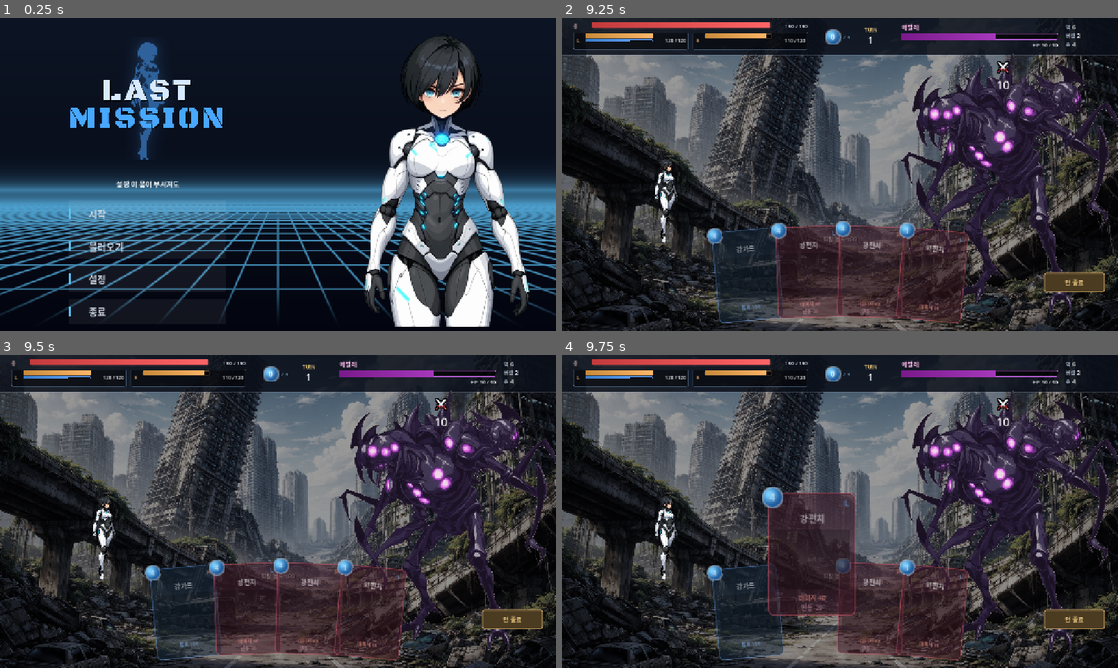
Above: before the commit, frames 1-4 (two rows, left to right).
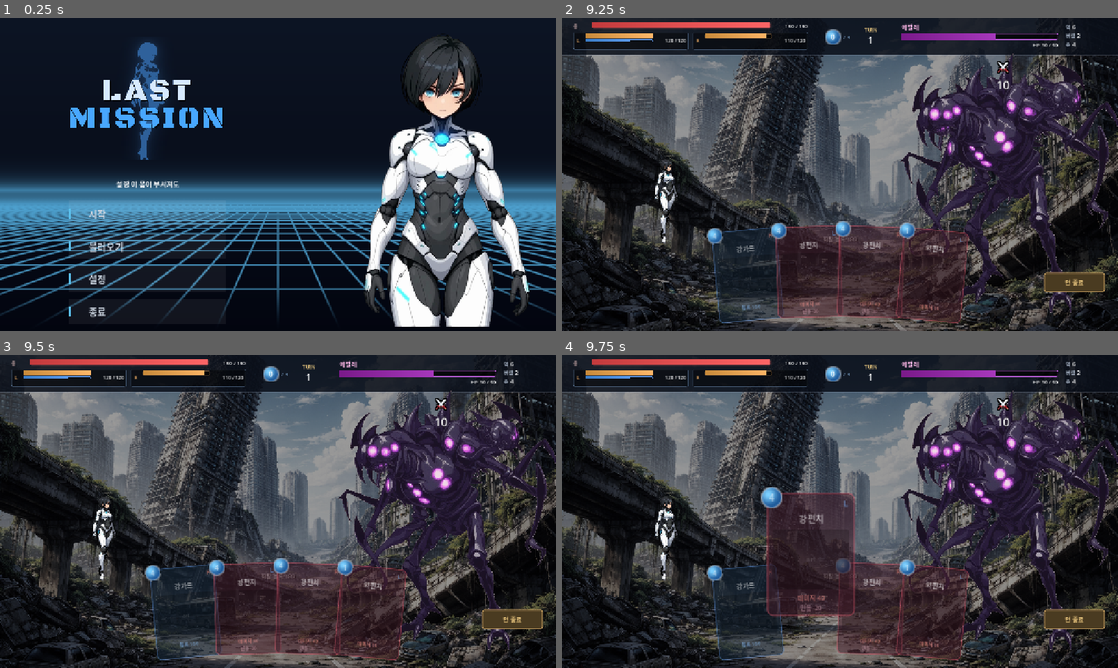
Above: after the commit, the same moments.

Repository: solitaryflyingbird/game_2026_02
Game: Godot game, scene res://main.tscn
Two runs of this game, one before a commit and one after it. Both use one fixed random seed, a clock stepped at 60 frames per second and the inputs below. The project has no main scene, so this scene is started directly.
Inputs (mouse positions are in pixels of both pictures, inside the frame that each line leads up to):
- Up to frame 1 (0.25 s): no input
- Up to frame 2 (9.25 s): click "시작" at 0.5 s; click "장착된 팔" at 1.25 s; click "스페어 팔" at 2 s; click "L 장착" at 2.75 s; click "R 장착" at 3.5 s; click "2" at 4.25 s; click "전투 시작" at 5 s; click (684, 280) at 5.77 s; click (717, 277) at 6.52 s; tap Enter at 7.25, 7.35, 8.75 s; move the mouse to (962, 158) at 7.27 s; hold Right 7.28-8.03 s; click (962, 158) at 7.42 s; tap Space at 8 s; move the mouse to (728, 190) at 8.02 s; hold Down 8.03-8.78 s; tap Keypad Enter at 8.1 s; click (728, 190) at 8.17 s; move the mouse to (895, 105) at 8.77 s; hold Right from 8.78 s (still down); tap C at 8.85 s; click (895, 105) at 8.92 s
- Up to frame 3 (9.5 s): keep holding Right
- Up to frame 4 (9.75 s): move the mouse to (812, 574) at 9.52 s; release Right at 9.53 s; hold Up from 9.53 s (still down); tap Tab at 9.6 s; click (812, 574) at 9.67 s

Frames 1-3 are identical in both runs. In frame 4, 0.5% of the frame differs, in the area x 35-53%, y 42-84%.

Commit message:
카드 호버 안정화 — 히트 영역과 비주얼 분리
이전엔 카드 Button 하나가 히트영역 + 애니메이션 대상 겸용이라,
호버 시 scale/translate 에 히트 사각형이 딸려가서 mouse가 카드 밖으로
밀려나면 mouse_exited 가 튀어 호버 무한 진동.

이제 역할 분리:
- hit_area (Button, flat+StyleBoxEmpty): 기본 위치/회전 고정, 시그널만
- visual (Panel, child, IGNORE 필터): 모든 scale/rotate/translate 애니메이션

visual.rotation = -base_rot 로 부모 회전 상쇄해 호버 시 직립.
z_index 는 hit_area 단에서 100↔base_z 전환.

Co-Authored-By: Claude Opus 4.7 (1M context) <noreply@anthropic.com>

Diff:
--- a/battle_ui.gd
+++ b/battle_ui.gd
@@ -713,115 +713,121 @@
     var center_idx: float = float(n - 1) / 2.0
     var hand_cx: float = float(STAGE_W) / 2.0
 
+    # 히트 영역 Button용 빈 스타일 (Button 기본 렌더를 비활성화)
+    var empty_style := StyleBoxEmpty.new()
+
     for i in range(n):
         var inst: Dictionary = hand[i]
-        var card: Button = _make_card_view(i, inst, snap.energy)
-        _hand_root.add_child(card)
-
-        # 슬롯 offset (중앙 0, 가장자리 ±(n-1)/2)
+
+        # 슬롯 오프셋 계산
         var slot: float = float(i) - center_idx
         var base_x: float = hand_cx - float(CARD_W) / 2.0 + slot * HAND_SLOT_SPACING
         var base_y: float = float(HAND_BASELINE_Y) - float(CARD_H) + slot * slot * HAND_Y_CURVE
         var base_rot: float = deg_to_rad(slot * HAND_ROT_PER_SLOT_DEG)
-        # 슬더스식: 오른쪽 카드가 위로 (i 증가 방향으로 z 증가 → 마나구슬 가려지지 않음)
         var base_z: int = i + 1
 
-        # 회전·확대 피벗 — 카드 하단에서 80px 더 아래 (원호 형성)
-        card.pivot_offset = Vector2(float(CARD_W) / 2.0, float(CARD_H) + HAND_PIVOT_BELOW)
-        card.position = Vector2(base_x, base_y)
-        card.rotation = base_rot
-        card.z_index = base_z
-
-        # 베이스 값 저장 — 호버 복원용
-        card.set_meta("base_pos", card.position)
-        card.set_meta("base_rot", base_rot)
-        card.set_meta("base_z", base_z)
-
-        card.mouse_entered.connect(_on_card_hover_enter.bind(card))
-        card.mouse_exited.connect(_on_card_hover_exit.bind(card))
-
-        _card_roots.append(card)
-
-
-func _on_card_hover_enter(card: Button) -> void:
-    if not is_instance_valid(card):
+        # === 히트 영역 (Button) — 기본 위치/회전 고정. 호버 시 변형하지 않음.
+        #     덕분에 비주얼이 확대/이동해도 mouse_exited 가 튀지 않는다.
+        var hit_area := Button.new()
+        hit_area.custom_minimum_size = Vector2(CARD_W, CARD_H)
+        hit_area.size = Vector2(CARD_W, CARD_H)
+        hit_area.focus_mode = Control.FOCUS_NONE
+        hit_area.flat = true
+        hit_area.clip_contents = false
+        hit_area.add_theme_stylebox_override("normal", empty_style)
+        hit_area.add_theme_stylebox_override("hover", empty_style)
+        hit_area.add_theme_stylebox_override("pressed", empty_style)
+        hit_area.add_theme_stylebox_override("disabled", empty_style)
+        hit_area.add_theme_stylebox_override("focus", empty_style)
+
+        hit_area.pivot_offset = Vector2(float(CARD_W) / 2.0, float(CARD_H) + HAND_PIVOT_BELOW)
+        hit_area.position = Vector2(base_x, base_y)
+        hit_area.rotation = base_rot
+        hit_area.z_index = base_z
+        hit_area.set_meta("base_z", base_z)
+
+        # === 비주얼 (Panel, hit_area 의 자식) — 호버 시 scale/rotate/translate 애니메이션
+        var visual: Panel = _make_card_view(i, inst, snap.energy)
+        visual.pivot_offset = Vector2(float(CARD_W) / 2.0, float(CARD_H) + HAND_PIVOT_BELOW)
+        visual.position = Vector2.ZERO
+        visual.rotation = 0.0
+        visual.scale = Vector2.ONE
+        hit_area.add_child(visual)
+
+        # 카드 disabled (에너지 부족) — hit_area 단에서 처리. 비주얼은 modulate 로 표시.
+        var card_def: Dictionary = GameData.CARD_TEMPLATES[inst.card_id]
+        hit_area.disabled = card_def.cost > snap.energy
+
+        # 시그널
+        hit_area.mouse_entered.connect(_on_card_hover_enter.bind(hit_area, visual, base_rot))
+        hit_area.mouse_exited.connect(_on_card_hover_exit.bind(hit_area, visual))
+        hit_area.pressed.connect(_on_card_pressed.bind(i))
+
+        _hand_root.add_child(hit_area)
+        _card_roots.append(hit_area)
+
+
+func _on_card_hover_enter(hit_area: Button, visual: Control, base_rot: float) -> void:
+    if not is_instance_valid(visual) or not is_instance_valid(hit_area):
         return
-    var base_pos: Vector2 = card.get_meta("base_pos")
-    card.z_index = 100
-    _kill_card_tween(card)
+    hit_area.z_index = 100
+    _kill_card_tween(visual)
+    # visual 의 rotation = -base_rot 는 부모(hit_area) 의 회전을 상쇄 → 화면상 직립.
     var tween := create_tween().set_parallel(true)
     tween.set_trans(Tween.TRANS_CUBIC).set_ease(Tween.EASE_OUT)
-    tween.tween_property(card, "rotation", 0.0, HAND_TWEEN_TIME)
-    tween.tween_property(card, "scale", Vector2(HAND_HOVER_SCALE, HAND_HOVER_SCALE), HAND_TWEEN_TIME)
-    tween.tween_property(card, "position", base_pos + Vector2(0, -HAND_HOVER_LIFT), HAND_TWEEN_TIME)
-    card.set_meta("tween", tween)
-
-
-func _on_card_hover_exit(card: Button) -> void:
-    if not is_instance_valid(card):
+    tween.tween_property(visual, "rotation", -base_rot, HAND_TWEEN_TIME)
+    tween.tween_property(visual, "scale", Vector2(HAND_HOVER_SCALE, HAND_HOVER_SCALE), HAND_TWEEN_TIME)
+    tween.tween_property(visual, "position", Vector2(0, -HAND_HOVER_LIFT), HAND_TWEEN_TIME)
+    visual.set_meta("tween", tween)
+
+
+func _on_card_hover_exit(hit_area: Button, visual: Control) -> void:
+    if not is_instance_valid(visual) or not is_instance_valid(hit_area):
         return
-    var base_pos: Vector2 = card.get_meta("base_pos")
-    var base_rot: float = card.get_meta("base_rot")
-    var base_z: int = card.get_meta("base_z")
-    card.z_index = base_z   # 즉시 복원 (트윈 중에도 원래 스택 순서 유지)
-    _kill_card_tween(card)
+    hit_area.z_index = hit_area.get_meta("base_z")
+    _kill_card_tween(visual)
     var tween := create_tween().set_parallel(true)
     tween.set_trans(Tween.TRANS_CUBIC).set_ease(Tween.EASE_OUT)
-    tween.tween_property(card, "rotation", base_rot, HAND_TWEEN_TIME)
-    tween.tween_property(card, "scale", Vector2.ONE, HAND_TWEEN_TIME)
-    tween.tween_property(card, "position", base_pos, HAND_TWEEN_TIME)
-    card.set_meta("tween", tween)
-
-
-func _kill_card_tween(card: Button) -> void:
-    if not card.has_meta("tween"):
+    tween.tween_property(visual, "rotation", 0.0, HAND_TWEEN_TIME)
+    tween.tween_property(visual, "scale", Vector2.ONE, HAND_TWEEN_TIME)
+    tween.tween_property(visual, "position", Vector2.ZERO, HAND_TWEEN_TIME)
+    visual.set_meta("tween", tween)
+
+
+func _kill_card_tween(visual: Control) -> void:
+    if not visual.has_meta("tween"):
         return
-    var old = card.get_meta("tween")
+    var old = visual.get_meta("tween")
     if old != null and old is Tween and old.is_valid():
         old.kill()
 
 
-func _make_card_view(idx: int, card_inst: Dictionary, energy: int) -> Button:
+func _make_card_view(idx: int, card_inst: Dictionary, energy: int) -> Panel:
+    # 비주얼 레이어만 만듦 — 클릭/호버는 부모(hit_area Button)가 담당.
+    # 이 함수가 반환하는 Panel 은 mouse_filter IGNORE 이며, 호버 시 scale/rotate/translate 된다.
     var card_def: Dictionary = GameData.CARD_TEMPLATES[card_inst.card_id]
     var preview: Dictionary = BattleManager.get_card_preview(idx)
     var category: String = card_def.get("category", "attack")
     var side: String = card_inst.arm_side
     var affordable: bool = card_def.cost <= energy
 
-    var root := Button.new()
-    root.custom_minimum_size = Vector2(CARD_W, CARD_H)
-    root.focus_mode = Control.FOCUS_NONE
-    root.clip_contents = false
+    var visual := Panel.new()
+    visual.custom_minimum_size = Vector2(CARD_W, CARD_H)
+    visual.size = Vector2(CARD_W, CARD_H)
+    visual.mouse_filter = Control.MOUSE_FILTER_IGNORE
+    visual.clip_contents = false
 
     var bg_col := COL_ATK_BG if category == "attack" else COL_DEF_BG
     var border_col := COL_ATK_BORDER if category == "attack" else COL_DEF_BORDER
-
-    var normal := _make_panel_style(bg_col, border_col, 10, 2)
-    var hover := normal.duplicate() as StyleBoxFlat
-    hover.bg_color = bg_col.lightened(0.1)
-    root.add_theme_stylebox_override("normal", normal)
-    root.add_theme_stylebox_override("hover", hover)
-    root.add_theme_stylebox_override("pressed", hover)
-    root.add_theme_stylebox_override("disabled", normal)
-    root.add_theme_stylebox_override("focus", normal)
-
-    root.disabled = not affordable
+    visual.add_theme_stylebox_override("panel", _make_panel_style(bg_col, border_col, 10, 2))
+
     if not affordable:
-        root.modulate = Color(1, 1, 1, 0.55)
-
-    root.pressed.connect(_on_card_pressed.bind(idx))
-
-    # 내부 컨테이너 (mouse_filter ignore — 자식이 버튼 클릭 영역을 가리지 않게)
-    var inner := Control.new()
-    inner.position = Vector2.ZERO
-    inner.size = Vector2(CARD_W, CARD_H)
-    inner.mouse_filter = Control.MOUSE_FILTER_IGNORE
-    root.add_child(inner)
+        visual.modulate = Color(1, 1, 1, 0.55)
 
     # 코스트 구슬 (좌상단 외측, 36×36 원 — HUD 마나 오브와 동일 쉐이더)
     var orb := _make_orb(Vector2(36, 36))
     orb.position = Vector2(-10, -10)
-    inner.add_child(orb)
+    visual.add_child(orb)
 
     var cost_lbl := _make_label("%d" % card_def.cost, 16, Color.WHITE)
     cost_lbl.position = Vector2(0, 0)
@@ -838,7 +844,7 @@
     slot_lbl.size = Vector2(18, 20)
     slot_lbl.horizontal_alignment = HORIZONTAL_ALIGNMENT_CENTER
     slot_lbl.mouse_filter = Control.MOUSE_FILTER_IGNORE
-    inner.add_child(slot_lbl)
+    visual.add_child(slot_lbl)
 
     # 이름
     var name_lbl := _make_label(card_def.name, 15, Color.WHITE)
@@ -846,7 +852,7 @@
     name_lbl.size = Vector2(CARD_W - 20, 22)
     name_lbl.horizontal_alignment = HORIZONTAL_ALIGNMENT_CENTER
     name_lbl.mouse_filter = Control.MOUSE_FILTER_IGNORE
-    inner.add_child(name_lbl)
+    visual.add_child(name_lbl)
 
     # 아트 플레이스홀더
     var art := Panel.new()
@@ -855,7 +861,7 @@
     art.mouse_filter = Control.MOUSE_FILTER_IGNORE
     art.add_theme_stylebox_override(
         "panel", _make_panel_style(COL_CARD_ART_BG, Color.TRANSPARENT, 4))
-    inner.add_child(art)
+    visual.add_child(art)
 
     var art_lbl := _make_label("art", 11, Color(1, 1, 1, 0.28))
     art_lbl.position = Vector2(0, 0)
@@ -871,7 +877,7 @@
     eff_box.size = Vector2(CARD_W - 20, 38)
     eff_box.add_theme_constant_override("separation", 1)
     eff_box.mouse_filter = Control.MOUSE_FILTER_IGNORE
-    inner.add_child(eff_box)
+    visual.add_child(eff_box)
 
     var p_effects: Array = preview.get("effects", [])
     for eff in p_effects:
@@ -898,7 +904,7 @@
         lbl.mouse_filter = Control.MOUSE_FILTER_IGNORE
         eff_box.add_child(lbl)
 
-    return root
+    return visual
 
 
 # ============================================================
